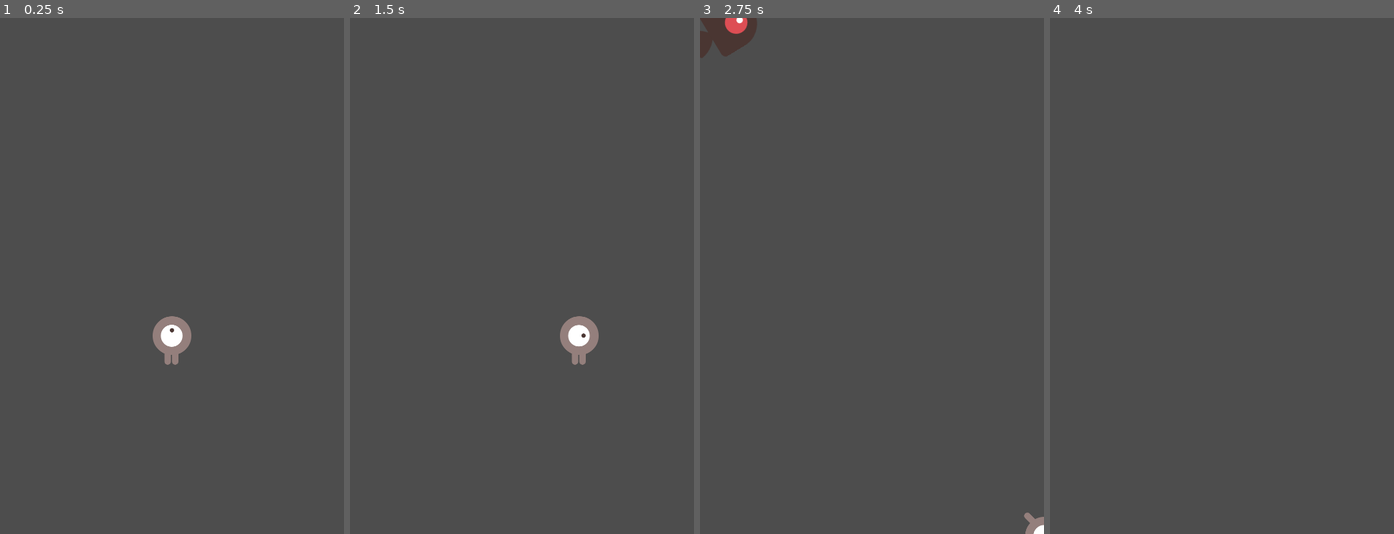
Above: before the commit, frames 1-4 (left to right).
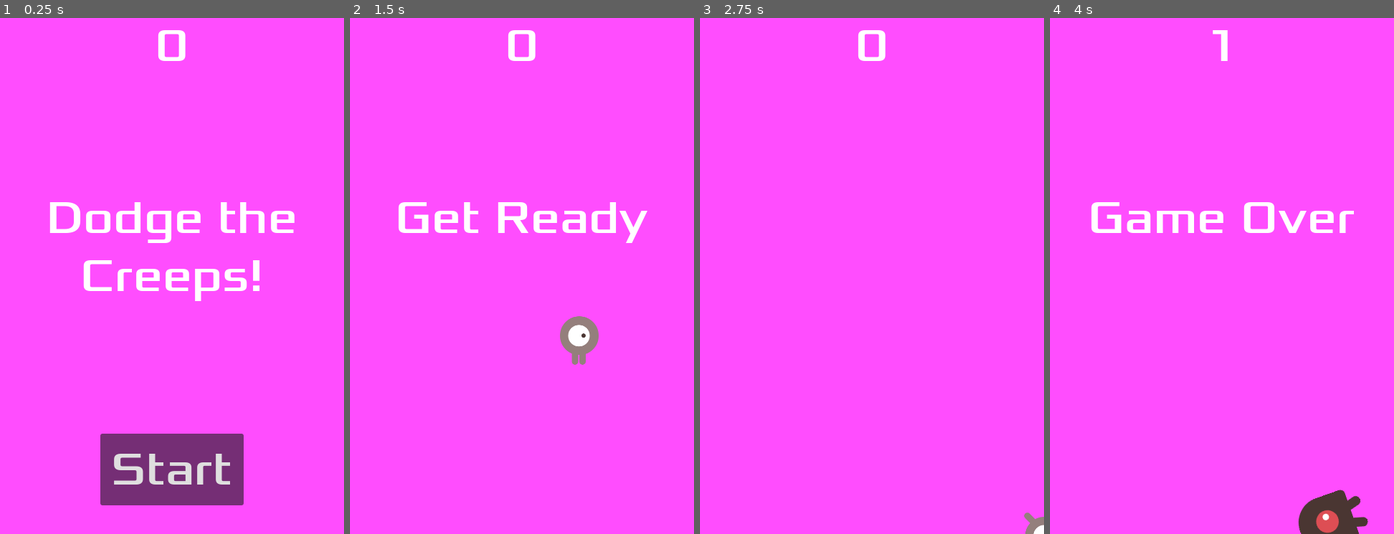
Above: after the commit, the same moments.

Repository: Bugnon/oc-2025
Game: Godot game, scene res://main.tscn
Same seed, same stepped clock (60 frames per second), same inputs: the game is played once before the commit and once after it.
Inputs (mouse positions are in pixels of both pictures, inside the frame that each line leads up to):
- Up to frame 1 (0.25 s): no input
- Up to frame 2 (1.5 s): click (522, 472) at 0.5 s, where only the run after the commit has a clickable "Start"; tap Enter at 1.25 s; hold Right (move_right) from 1.28 s (still down)
- Up to frame 3 (2.75 s): release Right (move_right) at 2.03 s; hold Down (move_down) from 2.03 s (still down)
- Up to frame 4 (4 s): release Down (move_down) at 2.78 s; hold Right (move_right) 2.78-3.53 s; hold Up (move_up) from 3.53 s (still down)

The runs differ from the first frame. In frame 1, 100% of the frame differs, in the area x 0-100%, y 0-100%; in frame 2, 99%; in frame 3, 100%; in frame 4, 100%.

Commit message:
finish tutorial2d

Diff:
--- /dev/null
+++ b/4_jeu3d/tutoriel2d/hud.gd
@@ -0,0 +1,31 @@
+extends CanvasLayer
+
+signal start_game
+
+func show_message(text):
+	$Message.text = text
+	$Message.show()
+	$MessageTimer.start()
+
+
+func show_game_over():
+	show_message("Game Over")
+	# Wait until the MessageTimer has counted down.
+	await $MessageTimer.timeout
+
+	$Message.text = "Dodge the Creeps!"
+	$Message.show()
+	# Make a one-shot timer and wait for it to finish.
+	await get_tree().create_timer(1.0).timeout
+	$StartButton.show()
+
+
+func update_score(score):
+	$ScoreLabel.text = str(score)
+
+func _on_start_button_pressed():
+	$StartButton.hide()
+	start_game.emit()
+
+func _on_message_timer_timeout():
+	$Message.hide()
--- /dev/null
+++ b/4_jeu3d/tutoriel2d/hud.tscn
@@ -0,0 +1,65 @@
+[gd_scene load_steps=5 format=3 uid="uid://nhneho2wc7t4"]
+
+[ext_resource type="Script" uid="uid://buchcdec4mdkl" path="res://hud.gd" id="1_64ctp"]
+[ext_resource type="FontFile" uid="uid://b7ipohxon4ajx" path="res://fonts/Xolonium-Regular.ttf" id="2_8sq4i"]
+
+[sub_resource type="InputEventAction" id="InputEventAction_64ctp"]
+action = &"start_game"
+
+[sub_resource type="Shortcut" id="Shortcut_8sq4i"]
+events = [SubResource("InputEventAction_64ctp")]
+
+[node name="HUD" type="CanvasLayer"]
+script = ExtResource("1_64ctp")
+
+[node name="ScoreLabel" type="Label" parent="."]
+anchors_preset = 10
+anchor_right = 1.0
+offset_bottom = 78.0
+grow_horizontal = 2
+theme_override_fonts/font = ExtResource("2_8sq4i")
+theme_override_font_sizes/font_size = 64
+text = "0"
+horizontal_alignment = 1
+
+[node name="Message" type="Label" parent="."]
+anchors_preset = 8
+anchor_left = 0.5
+anchor_top = 0.5
+anchor_right = 0.5
+anchor_bottom = 0.5
+offset_left = -240.0
+offset_top = -120.0
+offset_right = 240.0
+offset_bottom = 120.0
+grow_horizontal = 2
+grow_vertical = 2
+theme_override_fonts/font = ExtResource("2_8sq4i")
+theme_override_font_sizes/font_size = 64
+text = "Dodge the Creeps!"
+horizontal_alignment = 1
+autowrap_mode = 2
+
+[node name="StartButton" type="Button" parent="."]
+anchors_preset = 7
+anchor_left = 0.5
+anchor_top = 1.0
+anchor_right = 0.5
+anchor_bottom = 1.0
+offset_left = -100.0
+offset_top = -140.0
+offset_right = 100.0
+offset_bottom = -40.0
+grow_horizontal = 2
+grow_vertical = 0
+theme_override_fonts/font = ExtResource("2_8sq4i")
+theme_override_font_sizes/font_size = 64
+shortcut = SubResource("Shortcut_8sq4i")
+text = "Start
+"
+
+[node name="MessageTimer" type="Timer" parent="."]
+wait_time = 2.0
+
+[connection signal="pressed" from="StartButton" to="." method="_on_start_button_pressed"]
+[connection signal="timeout" from="MessageTimer" to="." method="_on_message_timer_timeout"]
--- a/4_jeu3d/tutoriel2d/main.gd
+++ b/4_jeu3d/tutoriel2d/main.gd
@@ -3,17 +3,23 @@
 @export var mob_scene: PackedScene
 var score
 
-func _ready():
-	new_game()
 
 func game_over():
 	$ScoreTimer.stop()
 	$MobTimer.stop()
+	$HUD.show_game_over()
+	$Music.stop()
+	$DeathSound.play()
+
 
 func new_game():
 	score = 0
 	$Player.start($StartPosition.position)
 	$StartTimer.start()
+	$HUD.update_score(score)
+	$HUD.show_message("Get Ready")
+	get_tree().call_group("mobs", "queue_free")
+	$Music.play()
 
 func _on_mob_timer_timeout():
 	# Create a new instance of the Mob scene.
@@ -43,6 +49,7 @@
 
 func _on_score_timer_timeout():
 	score += 1
+	$HUD.update_score(score)
 
 func _on_start_timer_timeout():
 	$MobTimer.start()
--- a/4_jeu3d/tutoriel2d/main.tscn
+++ b/4_jeu3d/tutoriel2d/main.tscn
@@ -1,8 +1,11 @@
-[gd_scene load_steps=5 format=3 uid="uid://cr1wethnkq4b4"]
+[gd_scene load_steps=8 format=3 uid="uid://cr1wethnkq4b4"]
 
 [ext_resource type="Script" uid="uid://p2ausftcjxh7" path="res://main.gd" id="1_0xm2m"]
 [ext_resource type="PackedScene" uid="uid://bxav2afap5oq7" path="res://mob.tscn" id="2_1bvp3"]
 [ext_resource type="PackedScene" uid="uid://b6icdjuf274lh" path="res://player.tscn" id="2_h2yge"]
+[ext_resource type="PackedScene" uid="uid://nhneho2wc7t4" path="res://hud.tscn" id="4_1bvp3"]
+[ext_resource type="AudioStream" uid="uid://2vkmf1fjq3dd" path="res://art/House In a Forest Loop.ogg" id="5_lquwl"]
+[ext_resource type="AudioStream" uid="uid://byauy72efkhbl" path="res://art/gameover.wav" id="6_7mycd"]
 
 [sub_resource type="Curve2D" id="Curve2D_1bvp3"]
 _data = {
@@ -13,6 +16,14 @@
 [node name="Main" type="Node"]
 script = ExtResource("1_0xm2m")
 mob_scene = ExtResource("2_1bvp3")
+
+[node name="ColorRect" type="ColorRect" parent="."]
+anchors_preset = 15
+anchor_right = 1.0
+anchor_bottom = 1.0
+grow_horizontal = 2
+grow_vertical = 2
+color = Color(1, 0.302483, 0.995482, 1)
 
 [node name="Player" parent="." instance=ExtResource("2_h2yge")]
 
@@ -33,7 +44,16 @@
 
 [node name="MobSpawnLocation" type="PathFollow2D" parent="MobPath"]
 
+[node name="HUD" parent="." instance=ExtResource("4_1bvp3")]
+
+[node name="Music" type="AudioStreamPlayer2D" parent="."]
+stream = ExtResource("5_lquwl")
+
+[node name="DeathSound" type="AudioStreamPlayer2D" parent="."]
+stream = ExtResource("6_7mycd")
+
 [connection signal="hit" from="Player" to="." method="game_over"]
 [connection signal="timeout" from="MobTimer" to="." method="_on_mob_timer_timeout"]
 [connection signal="timeout" from="ScoreTimer" to="." method="_on_score_timer_timeout"]
 [connection signal="timeout" from="StartTimer" to="." method="_on_start_timer_timeout"]
+[connection signal="start_game" from="HUD" to="." method="new_game"]
--- a/4_jeu3d/tutoriel2d/mob.tscn
+++ b/4_jeu3d/tutoriel2d/mob.tscn
@@ -48,7 +48,7 @@
 radius = 36.0
 height = 110.0
 
-[node name="Mob" type="RigidBody2D"]
+[node name="Mob" type="RigidBody2D" groups=["mobs"]]
 collision_mask = 0
 gravity_scale = 0.0
 script = ExtResource("1_1qmh0")
--- a/4_jeu3d/tutoriel2d/project.godot
+++ b/4_jeu3d/tutoriel2d/project.godot
@@ -43,3 +43,12 @@
 "events": [Object(InputEventKey,"resource_local_to_scene":false,"resource_name":"","device":-1,"window_id":0,"alt_press …(195 unchanged characters)…
 ]
 }
+start_game={
+"deadzone": 0.2,
+"events": [Object(InputEventKey,"resource_local_to_scene":false,"resource_name":"","device":-1,"window_id":0,"alt_pressed":false,"shift_pressed":false,"ctrl_pressed":false,"meta_pressed":false,"pressed":false,"keycode":0,"physical_keycode":4194309,"key_label":0,"unicode":0,"location":0,"echo":false,"script":null)
+]
+}
+
+[rendering]
+
+textures/vram_compression/import_etc2_astc=true
Not shown, added: 4_jeu3d/tutoriel2d/export_presets.cfg
Not shown, added: 4_jeu3d/tutoriel2d/hud.gd.uid
